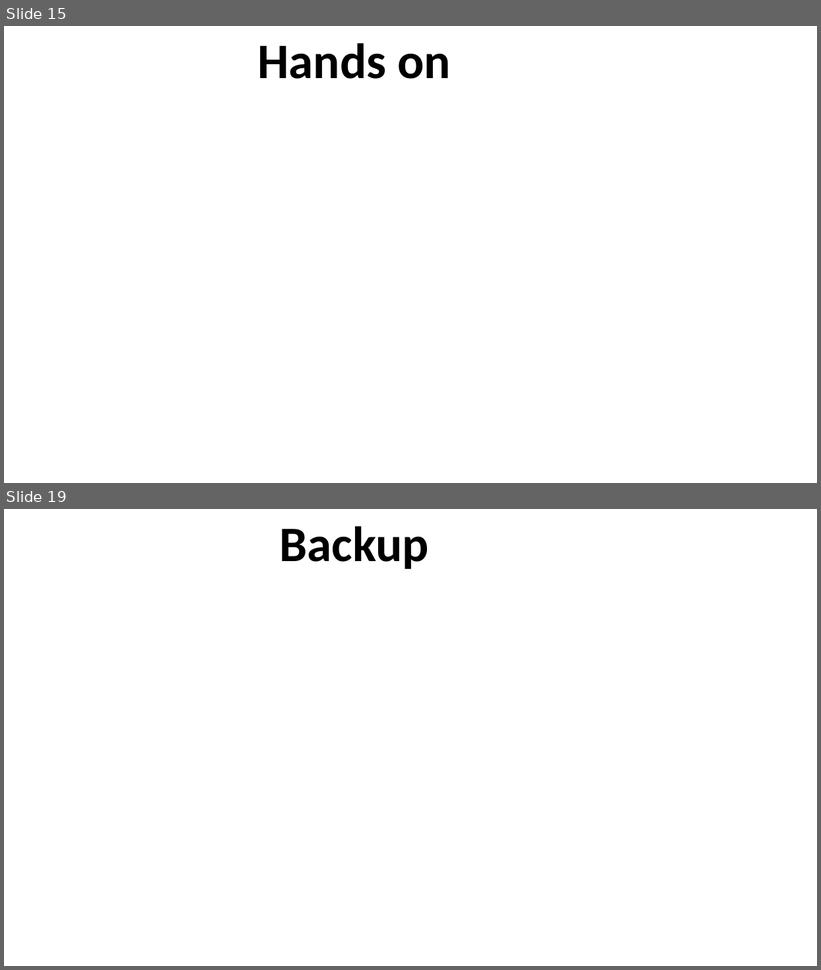
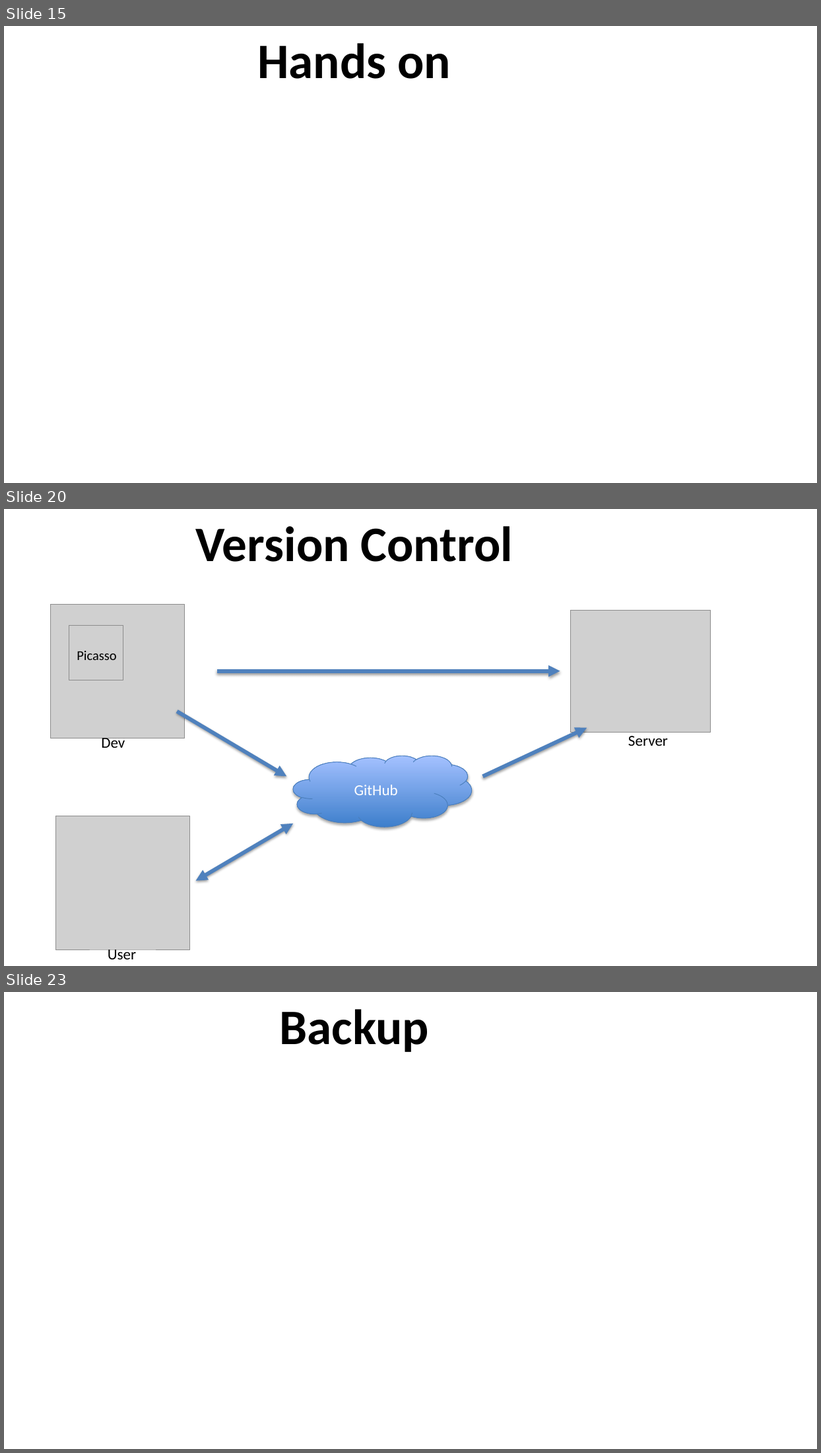
Before and after one commit to PollyNET/Pollynet_Processing_Chain, a slide deck: doc/Pollynet_Processing_Chain.pptx. Shown one above the other, each under a label of ours: slides 15 and 19 before the commit, slides 15, 20 and 23 after it; the slides between them are not shown. The pictures are 821x970 and 821x1453 pixels, drawn with LibreOffice and Linux fonts; fonts in the diff are those of the drawing; grey boxes stand for pictures; background and template pictures are left out. Boxes give left, top, right and bottom in pixels: in the first picture for what was removed or moved away, otherwise in the second. Text is boxed around its words. In the diff, an @@ line names an element or a change of style, - is before the commit and + after.

Commit message:
edit the Picasso introduction doc

```diff
--- a/doc/Pollynet_Processing_Chain.pptx
+++ b/doc/Pollynet_Processing_Chain.pptx
@@ slide 20 added at [4,509,817,966], background #FFFFFF @@
@@ title added at [195,526,514,562], 58.7 pt, text #000000, bold @@
+Version Control
@@ picture added at [571,610,711,732] @@
@@ arrow added from (217, 671) to (560, 671), #4F81BD 4.5 pt @@
@@ arrow added from (177, 712) to (286, 777), #4F81BD 4.5 pt @@
@@ group added at [50,604,185,748]: 2 pictures, 2 texts @@
+Picasso
+Dev
@@ arrow added from (483, 777) to (587, 728), #4F81BD 4.5 pt @@
@@ text added at [628,736,668,746], 18 pt, text #000000 @@
+Server
@@ cloud added at [293,756,472,827], fill gradient #3F80CE to #A4C4FF, outline #4B7EBC 0.75 pt, 18 pt, text #FFFFFF @@
+GitHub
@@ picture added at [56,817,190,951] @@
@@ double arrow added from (196, 881) to (293, 824), #4F81BD 4.5 pt @@
@@ text added at [108,947,136,960], 18 pt, text #000000 @@
+User
@@ what was slide 19 is now slide 23 @@
```
Also in this commit, not shown: 5 slides changed, 3 other slides added.
